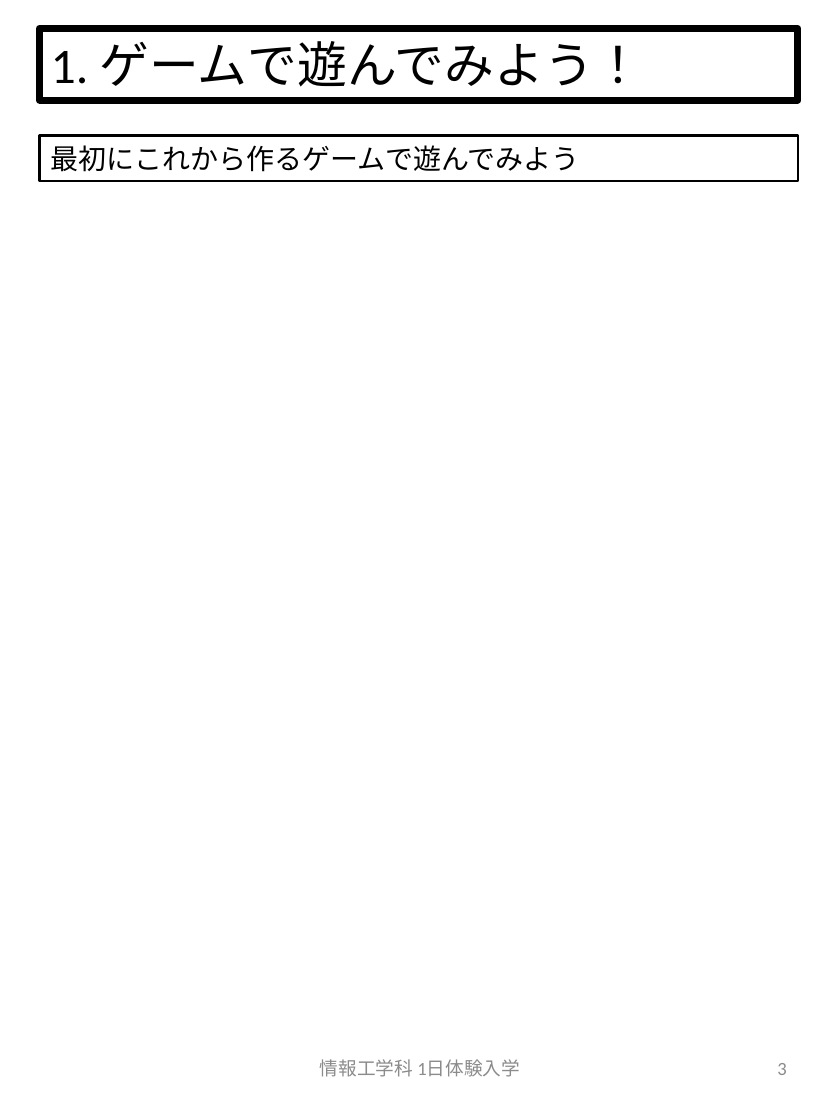
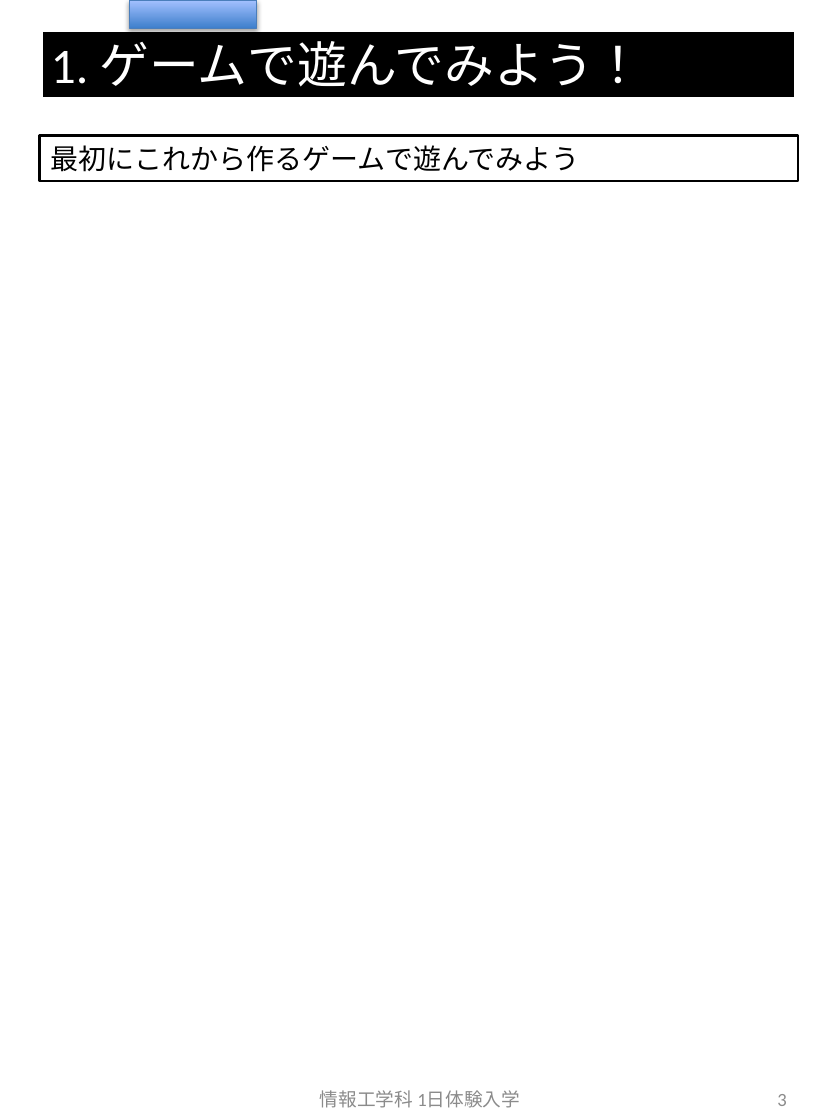
Before and after one commit to crotsu/ShootingGame_Taiken, a slide deck: slide 3 of Document/body.pptx. Drawn at 840x1120 pixels with LibreOffice and Linux fonts; fonts in the diff are those of the drawing. Boxes give left, top, right and bottom in pixels: in the first picture for what was removed or moved away, otherwise in the second. Text is boxed around its words. In the diff, an @@ line names an element or a change of style, - is before the commit and + after.

```diff
--- a/Document/body.pptx
+++ b/Document/body.pptx
@@ rectangle "1. ゲームで遊んでみよう！" at [39,28,797,100]: text colour #000000 to #FFFFFF; fill none to #000000; outline #000000 4.5 pt to #FFFFFF 4.5 pt @@
@@ rectangle added at [129,0,256,28], fill gradient #3F80CE to #A4C4FF, outline #4B7EBC 0.75 pt @@
@@ text "情報工学科 1日体験入学": place and size @@
-text "情報工学科 1日体験入学" at [320,1059,520,1077]
+text "情報工学科 1日体験入学" at [320,1090,520,1108]
@@ page number: place and size @@
-page number at [777,1063,786,1075]
+page number at [777,1094,786,1106]
```
Also in this commit, not shown: 6 other slides changed, 2 slides added, 2 slides removed, 23 other files.
